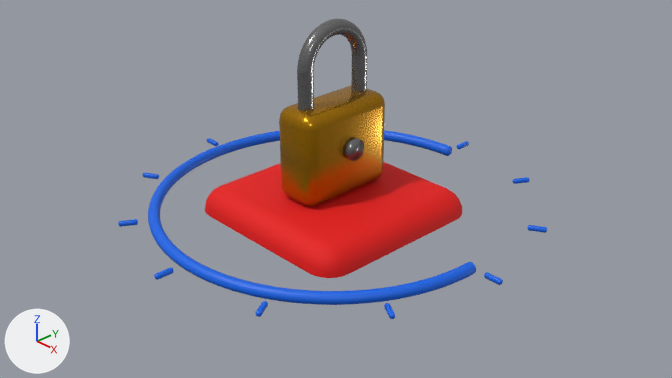
What one commit did to the Blender file assets/blender/SessionTimer.blend.
One viewpoint serves both versions: the file's camera 'Camera'. Lighting does not change. The marker at lower left points along +X, +Y and +Z. The first picture is the older version.

In view in the first picture: 'App_Tile', 'Cooldown_Arc', 'Cooldown_Tick_01', 'Cooldown_Tick_04', 'Cooldown_Tick_05', 'Cooldown_Tick_06', 'Cooldown_Tick_07', 'Cooldown_Tick_08', 'Cooldown_Tick_09', 'Cooldown_Tick_10', 'Cooldown_Tick_11', 'Cooldown_Tick_12', 'Lock_Body', 'Lock_Shackle_Arch' and 1 more.
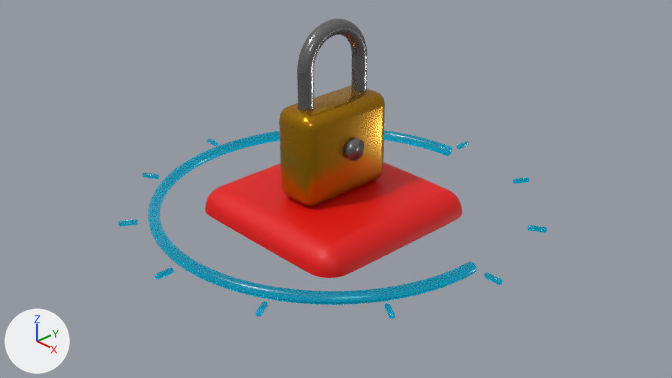
Where the change shows, as pixel boxes (x1, y1, x2, y2) in the pictures (672 x 378 px):
'App_Tile', surface changed, modifiers changed: (205, 162, 462, 278) in both
'Cooldown_Arc', recoloured, surface changed: (148, 130, 476, 305) in both
'Cooldown_Tick_10', recoloured, surface changed: (484, 272, 503, 285) in both
'Cooldown_Tick_07', recoloured, surface changed: (154, 268, 174, 280) in both
'Cooldown_Tick_11', recoloured, surface changed: (527, 225, 547, 233) in both
'Cooldown_Tick_06', recoloured, surface changed: (118, 219, 138, 227) in both
'Cooldown_Tick_08', recoloured, surface changed: (256, 301, 268, 317) in both
'Cooldown_Tick_09', recoloured, surface changed: (384, 303, 395, 319) in both
'Cooldown_Tick_12', recoloured, surface changed: (512, 177, 529, 184) in both
'Cooldown_Tick_05', recoloured, surface changed: (142, 173, 159, 179) in both
'Cooldown_Tick_01', recoloured, surface changed: (457, 141, 469, 149) in both
'Cooldown_Tick_04', recoloured, surface changed: (207, 138, 219, 146) in both

Patch to the scene script:
```diff
--- a/assets/blender/SessionTimer.blend.py
+++ b/assets/blender/SessionTimer.blend.py
@@ mat_hengelås_pute @@
 mat_hengelås_pute.base_color = (0.8, 0.00163, 0.0)  # red #e70500
-mat_hengelås_pute.roughness = 0.75
@@ mat_timer @@
 mat_timer = principled_material('Timer')
-mat_timer.base_color = (0.0, 0.127, 0.8)  # blue #0064e7
+mat_timer.base_color = (0.0, 0.546, 0.799)  # cyan #00c3e7
+mat_timer.emission_strength = 0.125
+mat_timer.emission_color = (0.0, 0.546, 0.799)  # cyan #00c3e7
+mat_timer.transmission_weight = 0.95
+mat_timer.roughness = 0.25
@@ ob_app_tile @@
 ob_app_tile.rotation_euler = (0.0, 0.0, 1.571)  # degrees (0, 0, 90)
+_m = ob_app_tile.modifiers.new('Subdivision', 'SUBSURF')
+_m.levels = 2
```
